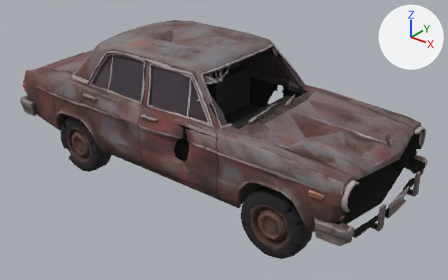
Before and after pictures for a commit that changed the glTF model export/parts/car_sedan.glb.
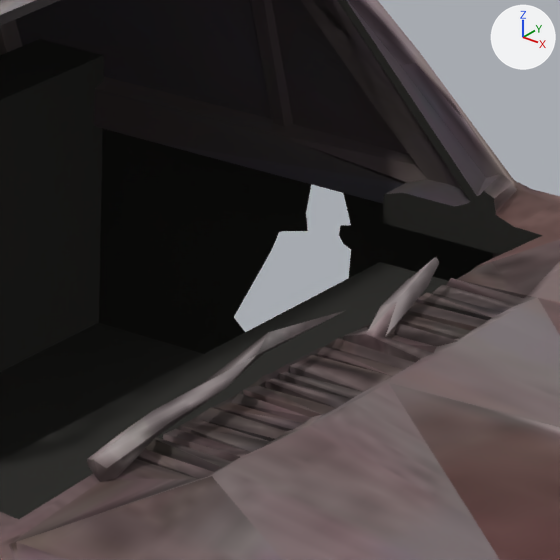
Each version is shown whole from a camera (50 mm lens) standing at (3.95, -4.63, 3.39) and looking at (0.24, 0.02, 0.51), then close up on the part from 53% to 70% of the width and 21% to 48% of the height. The lights are fixed; the arrows at upper right show +X, +Y and +Z. The last two pictures show the newer version. Vertices at exactly the same position are counted once.

The first close-up shows 'body', 'door_back_2', 'hood'.
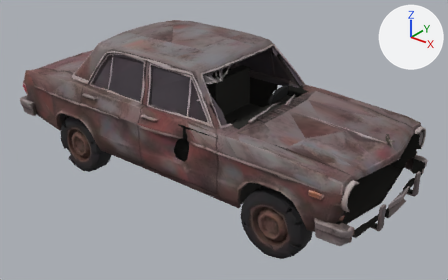
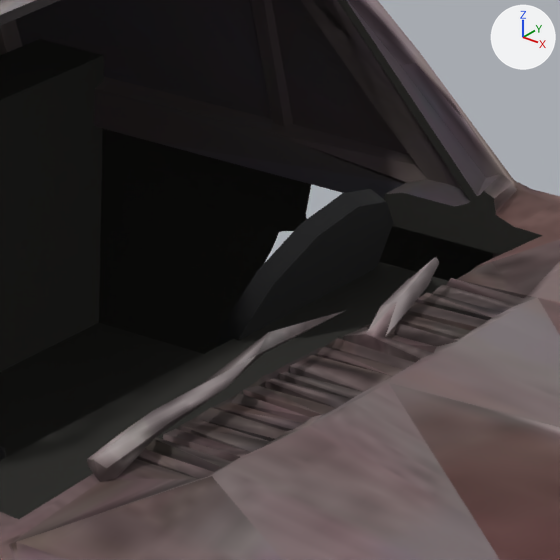
Edits to the scene script, one JSON object a line:
```json
{"op": "add", "block": "img_car_sedan_rubber", "code": ["img_car_sedan_rubber = load_image('car_sedan_rubber', '_unpacked/car_sedan_rubber', 256, 256, 'sRGB')"]}
{"op": "add", "block": "mat_car_sedan_decor_olive", "code": ["mat_car_sedan_decor_olive = principled_material('car_sedan_decor_olive')", "mat_car_sedan_decor_olive.base_color = (0.119, 0.133, 0.0358)  # dark yellow #616635", "mat_car_sedan_decor_olive.roughness = 0.9"]}
{"op": "add", "block": "mat_car_sedan_decor_black", "code": ["mat_car_sedan_decor_black = principled_material('car_sedan_decor_black')", "mat_car_sedan_decor_black.base_color = (0.00288, 0.00288, 0.00386)  # black #09090d", "mat_car_sedan_decor_black.roughness = 0.9"]}
{"op": "add", "block": "mat_car_sedan_decor_metal_d", "code": ["mat_car_sedan_decor_metal_d = principled_material('car_sedan_decor_metal_d')", "mat_car_sedan_decor_metal_d.base_color = (0.0358, 0.0394, 0.0474)  # dark grey #35383d", "mat_car_sedan_decor_metal_d.roughness = 0.9"]}
{"op": "add", "block": "mat_car_sedan_rubber", "code": ["mat_car_sedan_rubber = principled_material('car_sedan_rubber')", "mat_car_sedan_rubber.texture = img_car_sedan_rubber", "mat_car_sedan_rubber.roughness = 1.0"]}
{"block": "me_body", "where": "# used by ob_body; location = (0.0, 0.0, 0.0)"}
{"op": "remove", "block": "me_body", "code": "me_body.from_pydata(...)  # 3799 vertices, 7634 faces; spans x -2.25..2.25, y -0.87..0.87, z 0.0..1.56"}
{"op": "add", "block": "me_body", "code": "me_body.from_pydata(...)  # 3023 vertices, 5974 faces; spans x -2.25..2.25, y -0.87..0.87, z 0.14..1.56"}
{"block": "me_body", "change": "me_body part 1: a new loose piece of 24 vertices spanning x 0.56..0.74, y 0.21..0.55, z 0.81..1.13, in mat_car_sedan_decor_black (black #09090d)"}
{"block": "me_body", "change": "other edits to the shape of me_body do not show in these pictures"}
{"op": "add", "block": "me_body", "code": "me_body.materials.append(mat_car_sedan_rubber)  # picture img_car_sedan_rubber"}
{"op": "add", "block": "me_body", "code": "me_body.materials.append(mat_car_sedan_decor_black)  # black #09090d"}
{"op": "add", "block": "me_body", "code": "me_body.materials.append(mat_car_sedan_decor_metal_d)  # dark grey #35383d"}
{"op": "add", "block": "me_body", "code": "me_body.materials.append(mat_car_sedan_decor_olive)  # dark yellow #616635"}
```

Boxes [x1, y1, x2, y2] around the edits, measured in the close-ups (560 x 560 px):
```json
{"part": 1, "of": "me_body", "change": "added", "after": [216, 189, 393, 347], "on screen": "black"}
```
